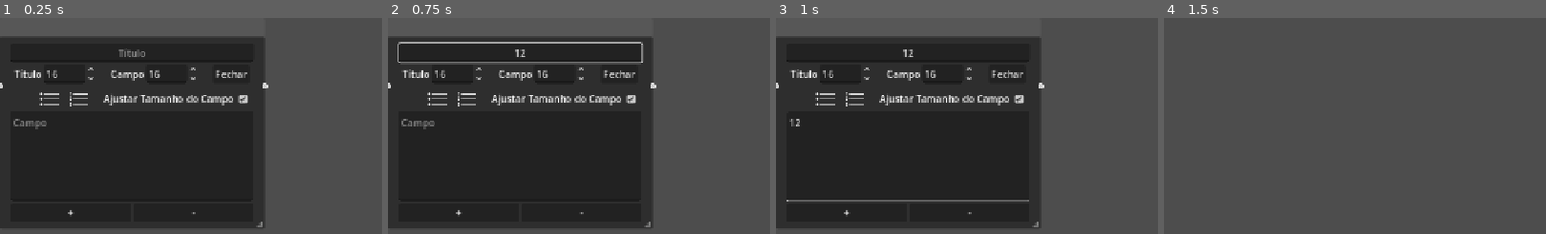
Above: before the commit, frames 1-4 (left to right).
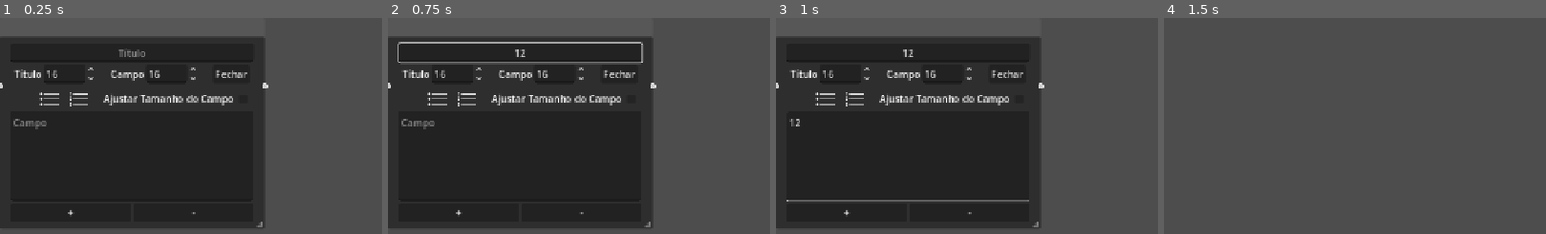
Above: after the commit, the same moments.

Repository: Miguel-de-Souza/Map-infinity
Game: Godot game, scene res://tscn/graph_node.tscn
Two runs of this game, one before a commit and one after it. Both use one fixed random seed, a clock stepped at 60 frames per second and the inputs below. This scene is started directly instead of the project's main scene.
Inputs (mouse positions are % of the whole screen's width and height, from its top left):
- Up to frame 1 (0.25 s): no input
- Up to frame 2 (0.75 s): click (17, 8) at 0.52 s; type "12" at 0.6 s
- Up to frame 3 (1 s): click (17, 32) at 0.75 s; type "12" at 0.83 s
- Up to frame 4 (1.5 s): click "Fechar" at 1.25 s
The pictures show only the part of the screen within x 0-50%, y 0-50%; the shares and areas given below are measured in that part.

The runs differ from the first frame. In frame 1, 0.1% of the frame differs, in the area x 62-65%, y 35-40%; in frame 2, 0.1%; in frame 3, 0.1%; in frame 4, nothing differs.

Commit message:
Ajuste é salvo (0.0.5)

Diff:
--- a/Scripts/global.gd
+++ b/Scripts/global.gd
@@ -2,4 +2,4 @@
 
 var font_size_default := 16
 var font_size_title_default := 16
-var var_check_ajust:= true
+var var_check_ajust:= false
--- a/Scripts/graph_node.gd
+++ b/Scripts/graph_node.gd
@@ -42,6 +42,7 @@
 	"note_text": note.text,
 	"font_size": size_fonts.value,
 	"title_font_size": font_size.value,
+	"pressed_ajust": size_content.button_pressed, #ISSO AQUI
 	"slots_add": slots_add,
 	"slots": slots
 }
@@ -53,6 +54,10 @@
 
 	size_fonts.value = data.get("font_size", 14)
 	font_size.value = data.get("title_font_size", 14)
+
+	size_content.button_pressed = data.get("pressed_ajust", false)
+	_on_check_ajust_pressed()
+
 
 	_on_font_size_value_changed(size_fonts.value)
 	_on_font_size_title_value_changed(font_size.value)
@@ -149,6 +154,7 @@
 					num_count += 1
 					note.insert_text_at_caret(str(num_count) + ". ")
 
+
 func _on_button_lista_pressed() -> void:
 	note.insert_text_at_caret("• ")
 	type_list = "ponto"
